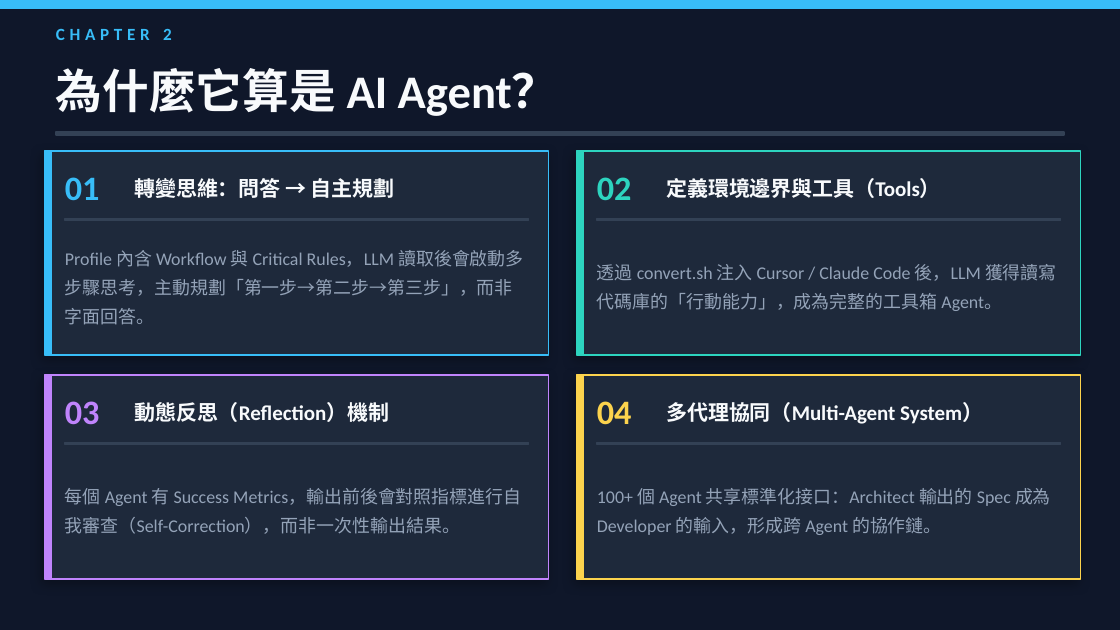
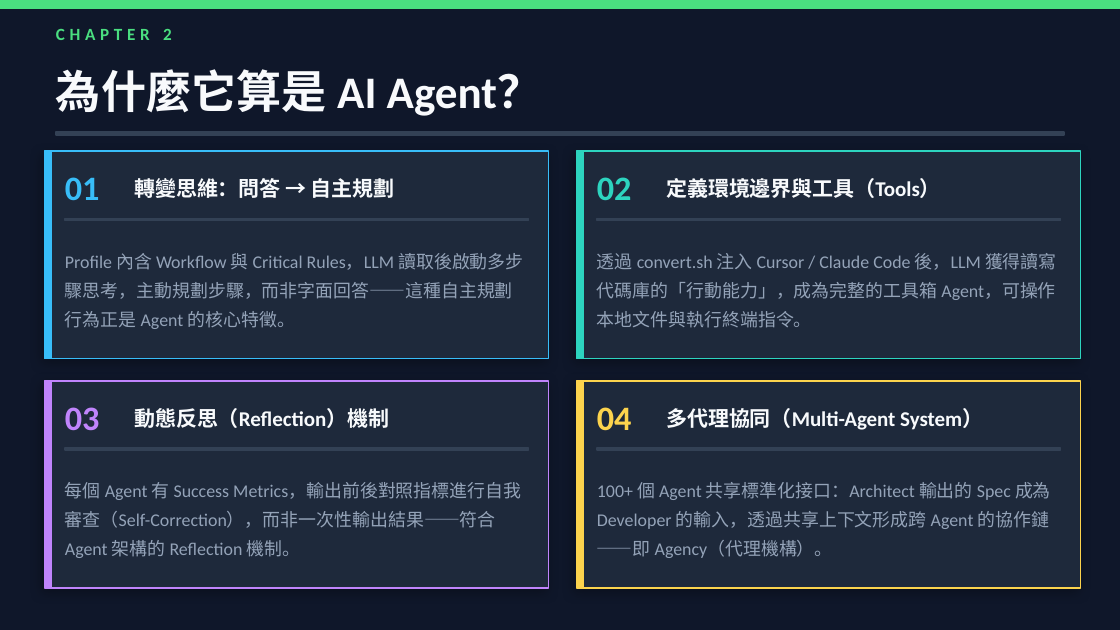
Before and after one commit to hengyisu/food_finder, a slide deck: slide 6 of ppt/AI_Agent_簡報.pptx. Drawn at 1120x630 pixels with LibreOffice and Linux fonts; fonts in the diff are those of the drawing. Boxes give left, top, right and bottom in pixels: in the first picture for what was removed or moved away, otherwise in the second. Text is boxed around its words. In the diff, an @@ line names an element or a change of style, - is before the commit and + after.

```diff
--- a/ppt/AI_Agent_簡報.pptx
+++ b/ppt/AI_Agent_簡報.pptx
@@ rectangle at (x1=0, y1=0, x2=1120, y2=8): fill #38BDF8 to #4ADE80; outline #38BDF8 1 pt to #4ADE80 1 pt @@
@@ text "CHAPTER 2" at (x1=56, y1=29, x2=172, y2=40): text colour #38BDF8 to #4ADE80 @@
@@ text "為什麼它算是 AI Agent？" at (x1=56, y1=69, x2=543, y2=116): size 30 to 29 pt @@
@@ text at (x1=65, y1=253, x2=523, y2=329): text changed @@
-Profile 內含 Workflow 與 Critical Rules，LLM 讀取後會啟動多步驟思考，主動規劃「第一步→第二步→第三步」，而非字面回答。
+Profile 內含 Workflow 與 Critical Rules，LLM 讀取後啟動多步驟思考，主動規劃步驟，而非字面回答——這種自主規劃行為正是 Agent 的核心特徵。
@@ text at (x1=597, y1=253, x2=1057, y2=328): text changed @@
-透過 convert.sh 注入 Cursor / Claude Code 後，LLM 獲得讀寫代碼庫的「行動能力」，成為完整的工具箱 Agent。
+透過 convert.sh 注入 Cursor / Claude Code 後，LLM 獲得讀寫代碼庫的「行動能力」，成為完整的工具箱 Agent，可操作本地文件與執行終端指令。
@@ 6 rectangles, 2 texts moved together from (x1=45, y1=375, x2=1081, y2=579) to (x1=45, y1=381, x2=1081, y2=588) @@
@@ text "動態反思（Reflection）機制" moved from (x1=134, y1=402, x2=389, y2=422) to (x1=134, y1=408, x2=389, y2=428) @@
@@ text "多代理協同（Multi-Agent System）" moved from (x1=666, y1=402, x2=983, y2=424) to (x1=666, y1=408, x2=983, y2=430) @@
@@ text at (x1=65, y1=482, x2=521, y2=558): text changed @@
-每個 Agent 有 Success Metrics，輸出前後會對照指標進行自我審查（Self-Correction），而非一次性輸出結果。
+每個 Agent 有 Success Metrics，輸出前後對照指標進行自我審查（Self-Correction），而非一次性輸出結果——符合 Agent 架構的 Reflection 機制。
@@ text at (x1=597, y1=482, x2=1051, y2=558): text changed @@
-100+ 個 Agent 共享標準化接口：Architect 輸出的 Spec 成為 Developer 的輸入，形成跨 Agent 的協作鏈。
+100+ 個 Agent 共享標準化接口：Architect 輸出的 Spec 成為 Developer 的輸入，透過共享上下文形成跨 Agent 的協作鏈——即 Agency（代理機構）。
```
Also in this commit, not shown: 10 other slides changed, 4 slides added, 2 slides removed, 36 other files.
